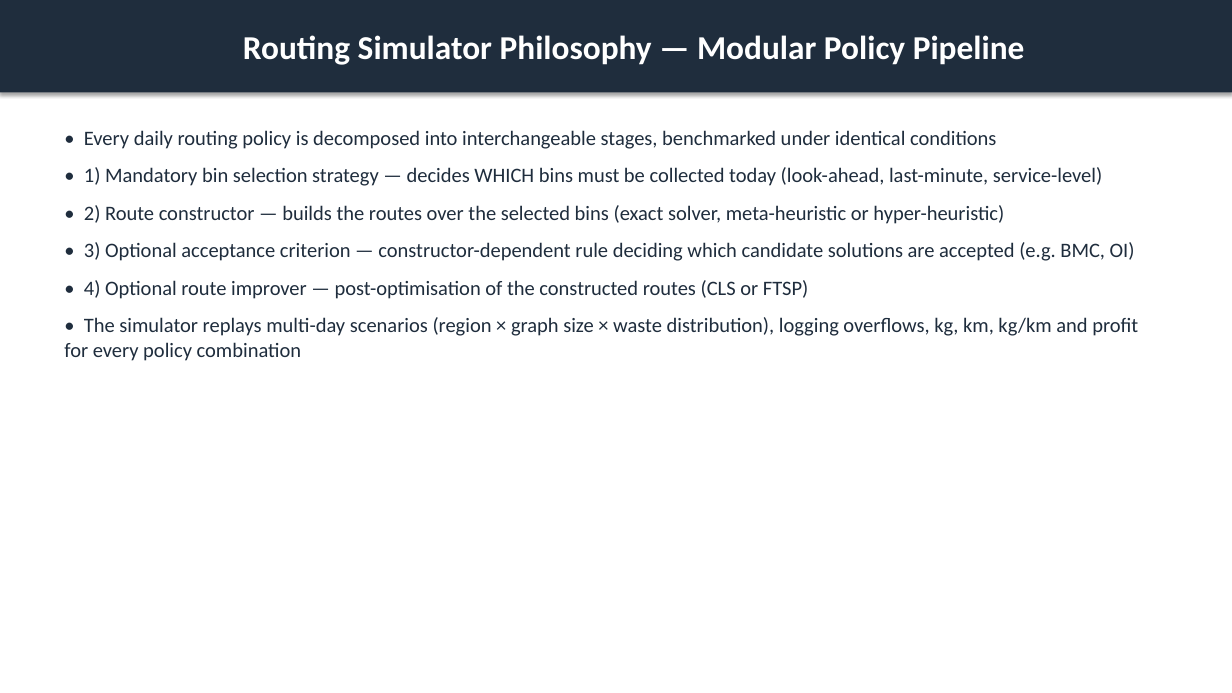
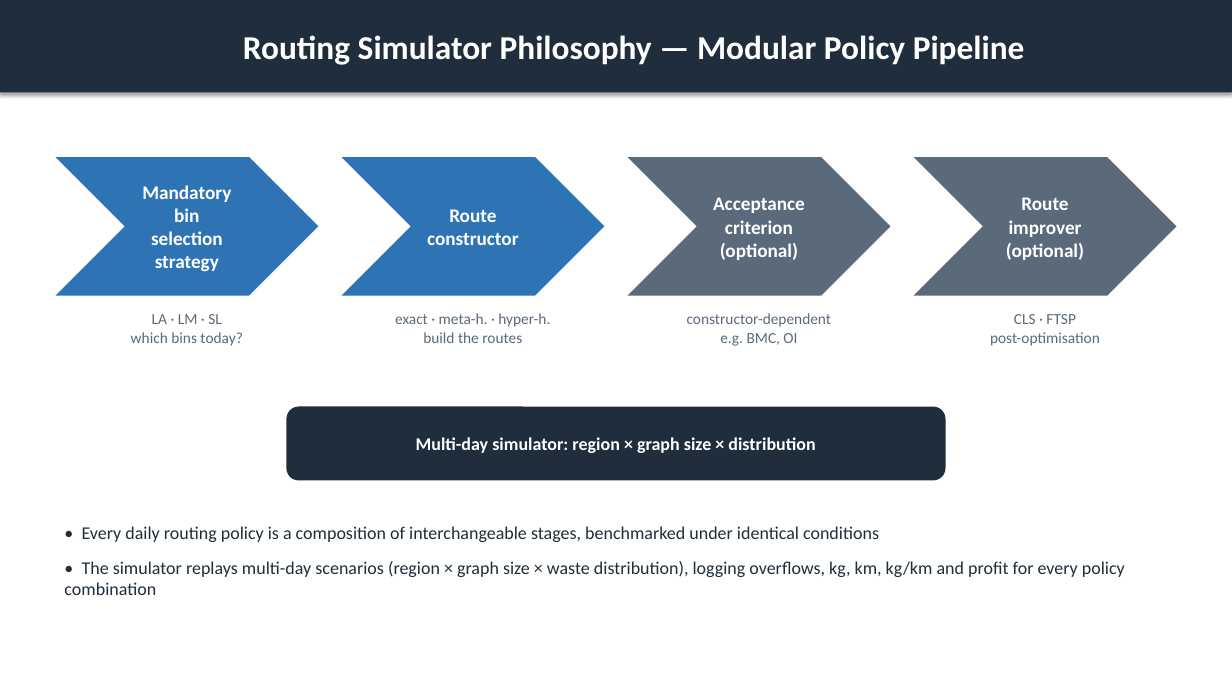
Before and after one commit to ACFHarbinger/WSmartPlus-Route, a slide deck: slide 4 of assets/windows/wsmart_route_results.pptx. Drawn at 1232x693 pixels with LibreOffice and Linux fonts; fonts in the diff are those of the drawing. Boxes give left, top, right and bottom in pixels: in the first picture for what was removed or moved away, otherwise in the second. Text is boxed around its words. In the diff, an @@ line names an element or a change of style, - is before the commit and + after.

```diff
--- a/assets/windows/wsmart_route_results.pptx
+++ b/assets/windows/wsmart_route_results.pptx
@@ chevron added at <box>55,157,319,296</box>, fill #2E74B5, 15 pt, text #FFFFFF, bold @@
+Mandatory bin
+selection strategy
@@ chevron added at <box>342,157,605,296</box>, fill #2E74B5, 15 pt, text #FFFFFF, bold @@
+Route
+constructor
@@ chevron added at <box>628,157,891,296</box>, fill #5A6A7A, 15 pt, text #FFFFFF, bold @@
+Acceptance criterion
+(optional)
@@ chevron added at <box>914,157,1177,296</box>, fill #5A6A7A, 15 pt, text #FFFFFF, bold @@
+Route improver
+(optional)
@@ text added at <box>131,314,242,346</box>, 12 pt, text #5A6A7A @@
+LA · LM · SL
+which bins today?
@@ text added at <box>395,313,550,343</box>, 12 pt, text #5A6A7A @@
+exact · meta-h. · hyper-h.
+build the routes
@@ text added at <box>687,313,831,346</box>, 12 pt, text #5A6A7A @@
+constructor-dependent
+e.g. BMC, OI
@@ text added at <box>990,314,1100,346</box>, 12 pt, text #5A6A7A @@
+CLS · FTSP
+post-optimisation
@@ rounded rectangle added at <box>287,407,945,481</box>, fill #1F2D3D, 14 pt, text #FFFFFF, bold @@
+Multi-day simulator: region × graph size × distribution
@@ text "• Every daily routing policy ...": place and size @@
-text "• Every daily routing policy ..." at <box>64,130,1138,361</box>
+text "• Every daily routing policy ..." at <box>64,526,1125,595</box>
@@ text at <box>82,526,879,542</box>: text changed; size 16 to 14 pt @@
-• Every daily routing policy is decomposed into interchangeable stages, benchmarked under identical conditions
-• 1) Mandatory bin selection strategy — decides WHICH bins must be collected today (look-ahead, last-minute, service-level)
-• 2) Route constructor — builds the routes over the selected bins (exact solver, meta-heuristic or hyper-heuristic)
-• 3) Optional acceptance criterion — constructor-dependent rule deciding which candidate solutions are accepted (e.g. BMC, OI)
-• 4) Optional route improver — post-optimisation of the constructed routes (CLS or FTSP)
+• Every daily routing policy is a composition of interchangeable stages, benchmarked under identical conditions
@@ text at <box>64,561,1125,595</box>: size 16 to 14 pt in "• The simulator replays multi-day scenarios (region ..." @@
```
Also in this commit, not shown: 17 other slides changed, 17 other files.
